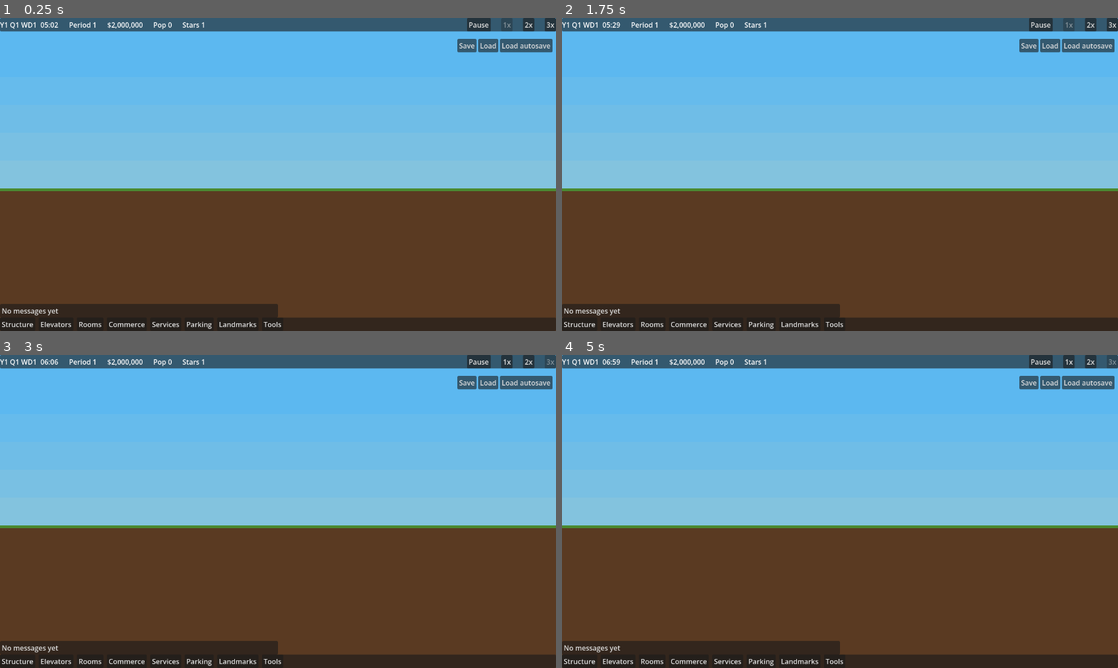
Above: before the commit, frames 1-4 (two rows, left to right).
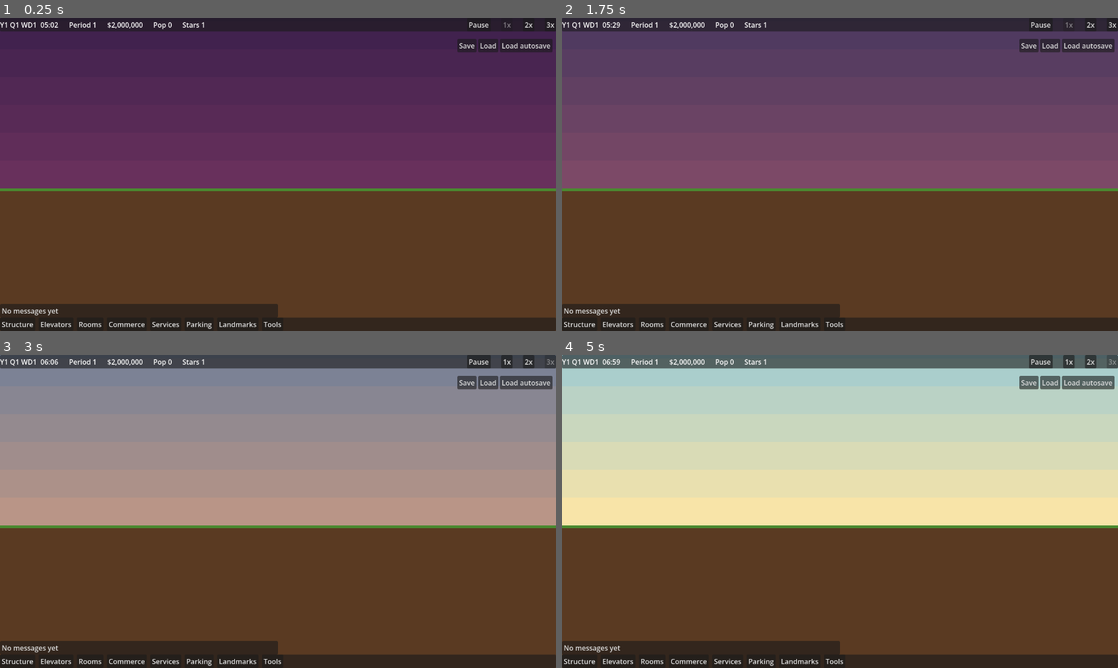
Above: after the commit, the same moments.

Repository: evidencelacking/TowerGame
Game: Godot game, scene res://scenes/main.tscn
The game is run twice, just before and just after one commit, with the same random seed, the same clock (stepped at 60 frames per second) and the same inputs.
Inputs (mouse positions are in pixels of both pictures, inside the frame that each line leads up to):
- Up to frame 1 (0.25 s): no input
- Up to frame 2 (1.75 s): click "2x" at 0.5 s; click "1x" at 1.25 s
- Up to frame 3 (3 s): click "3x" at 2 s; tap Enter at 2.75, 2.85 s; move the mouse to (400, 495) at 2.77 s; hold Right (ui_right) from 2.78 s (still down); click (400, 495) at 2.92 s
- Up to frame 4 (5 s): tap Space at 3.02 s; release Right (ui_right) at 3.5 s; click "Resume" at 3.5 s; drag from (728, 527) to (812, 574) at 4.27 s

The runs differ from the first frame. In frame 1, 54% of the frame differs, in the area x 0-100%, y 0-55%; in frame 2, 54%; in frame 3, 54%; in frame 4, 54%.

Commit message:
feat: sky gradient by time of day, lit windows, rain look (refs #246)
Co-Authored-By: Claude Sonnet 5.5 <noreply@anthropic.com>

Diff:
--- a/scripts/view/palette.gd
+++ b/scripts/view/palette.gd
@@ -18,7 +18,7 @@
 
 const PALETTES: Array[Dictionary] = [
 	{  # A: warm, saturated, chunky dark outlines
-		"sky_day": Color("5cb8f0"), "sky_horizon": Color("f8e4a8"), "sky_night": Color("1a1440"),
+		"sky_day": Color("5cb8f0"), "sky_horizon": Color("f8e4a8"), "sky_night": Color("1a1440"), "sky_night_horizon": Color("68305c"),
 		"wall": Color("3a2216"), "slab": Color("22120c"), "outline": Color("160a06"), "slab_hi": Color("5a3a28"),
 		"hues": {
 			"lobby": Color("e8b458"), "office": Color("58a0e0"), "condo": Color("c880d8"), "hotel": Color("e0648c"),
@@ -35,7 +35,7 @@
 		"people": [Color("d03030"), Color("3050c8"), Color("30a040"), Color("f0f0f0"), Color("8a38a8")],
 	},
 	{  # B: muted architectural, thin lines, cool tones
-		"sky_day": Color("b4c6d4"), "sky_horizon": Color("e0e6ea"), "sky_night": Color("0a1222"),
+		"sky_day": Color("b4c6d4"), "sky_horizon": Color("e0e6ea"), "sky_night": Color("0a1222"), "sky_night_horizon": Color("1a2438"),
 		"wall": Color("1e242c"), "slab": Color("303a46"), "outline": Color("7a8c9e"), "slab_hi": Color("46525f"),
 		"hues": {
 			"lobby": Color("b4a88e"), "office": Color("86a0b2"), "condo": Color("a898a8"), "hotel": Color("c09e76"),
@@ -52,7 +52,7 @@
 		"people": [Color("5a6a7a"), Color("8a7a6a"), Color("6a8a8a"), Color("a0a0a8"), Color("7a6a8a")],
 	},
 	{  # C: bold flat colour, black walls, high contrast
-		"sky_day": Color("38a0ff"), "sky_horizon": Color("38a0ff"), "sky_night": Color("0c0c2c"),
+		"sky_day": Color("38a0ff"), "sky_horizon": Color("38a0ff"), "sky_night": Color("0c0c2c"), "sky_night_horizon": Color("0c0c2c"),
 		"wall": Color("000000"), "slab": Color("000000"), "outline": Color("000000"), "slab_hi": Color("000000"),
 		"hues": {
 			"lobby": Color("ffd000"), "office": Color("2850ff"), "condo": Color("a040ff"), "hotel": Color("ff2a88"),
@@ -69,7 +69,7 @@
 		"people": [Color("ffffff"), Color("000000"), Color("ffe000"), Color("ff2a88"), Color("00e0ff")],
 	},
 	{  # D: A's warm colours with B's thin lines (owner pick)
-		"sky_day": Color("5cb8f0"), "sky_horizon": Color("f8e4a8"), "sky_night": Color("1a1440"),
+		"sky_day": Color("5cb8f0"), "sky_horizon": Color("f8e4a8"), "sky_night": Color("1a1440"), "sky_night_horizon": Color("68305c"),
 		"wall": Color("3a2216"), "slab": Color("22120c"), "outline": Color("160a06"), "slab_hi": Color("75645c"),
 		"hues": {
 			"lobby": Color("e8b458"), "office": Color("58a0e0"), "condo": Color("c880d8"), "hotel": Color("e0648c"),
--- a/scripts/view/room_look.gd
+++ b/scripts/view/room_look.gd
@@ -10,6 +10,7 @@
 const Palette := preload("res://scripts/view/palette.gd")
 const RoomRecipes := preload("res://scripts/view/room_recipes.gd")
 const VC := preload("res://scripts/view/view_consts.gd")
+const SkyLook := preload("res://scripts/view/sky_look.gd")
 
 ## States, as names so tests and the info text can read them.
 const CLEAN := "clean"
@@ -149,7 +150,7 @@
 static func draw_recipe(canvas: CanvasItem, kind: String, rect: Rect2i, base: Color, lit: bool, upper: bool = false, id: int = 0) -> void:
 	var p := Palette.get_palette()
 	var mode: int = p["mode"]
-	var body := base if lit else base.darkened(p["dim"])
+	var body := base if lit else base.darkened(SkyLook.dim_at(p["dim"], SkyLook.daylight))
 	var interior_h := VC.CELL_H - VC.SLAB_H
 	var body_rect := Rect2i(rect.position.x, rect.position.y, rect.size.x, rect.size.y - VC.SLAB_H)
 	canvas.draw_rect(body_rect, body)
@@ -178,7 +179,7 @@
 	var white: Color = p["white"]
 	return {
 		"furn": furn, "accent": base.lightened(0.4), "lamp": p["lamp"] if lit else p["lamp_off"],
-		"window": p["sky_day"], "ink": p["ink"], "white": white if lit else white.darkened(0.35),
+		"window": SkyLook.window_color(p, lit, SkyLook.daylight, SkyLook.rain), "ink": p["ink"], "white": white if lit else white.darkened(0.35),
 		"red": p["red"], "gold": p["gold"], "green": p["green"], "wood": p["wood"],
 		"car": people[id % people.size()],
 	}
--- /dev/null
+++ b/scripts/view/sky_look.gd
@@ -0,0 +1,124 @@
+extends RefCounted
+## Sky and light (10.8): how bright the day is at a minute of day, the sky colours from it, and how
+## windows and empty rooms follow. All of it is a pure function of the minute of day (and the rain flag),
+## so it is smooth across a day and the same moment always gives the same colours. The renderer copies
+## the current values into the statics below once per frame; rooms read them when they are drawn.
+## Rain is a flag a future event turns on with set_rain(); it greys and darkens the sky and draws streaks.
+## Reads nothing from the sim and adds no saved state.
+
+const DAWN_FROM := 300  ## 5:00, the day start: the sky begins to lighten.
+const DAWN_TO := 420  ## 7:00: full day.
+const DUSK_FROM := 1080  ## 18:00: the sky begins to darken.
+const DUSK_TO := 1200  ## 20:00: full night.
+const FULL := 1000  ## Daylight is 0 (night) to FULL (day), in thousandths.
+const STEP := 20  ## The renderer redraws the sky and windows when daylight moves by this much.
+const NIGHT_DIM := 0.8  ## An empty room dims this much at night (the art standard says about 80%).
+const RAIN_GREY := 0.55  ## How far rain pulls the sky toward grey.
+const RAIN_DARKEN := 0.25
+const STARS := 48
+const SKY_BANDS := 10  ## Whole-pixel bands of the gradient above the horizon.
+const RAIN_SPACING := 40  ## Pixels between rain streaks.
+
+## The values the renderer last set; rooms read them. Daylight starts at full day, no rain.
+static var daylight: int = FULL
+static var rain: bool = false
+
+
+static func set_rain(on: bool) -> void:
+	rain = on
+
+
+## Daylight at a minute of day, 0 to FULL: night until DAWN_FROM, a smooth rise to DAWN_TO, day, a smooth
+## fall from DUSK_FROM to DUSK_TO, night. Smoothstep, so it has no corners.
+static func daylight_at(minute: int) -> int:
+	var m := posmod(minute, 1440)
+	if m < DAWN_FROM or m >= DUSK_TO:
+		return 0
+	if m < DAWN_TO:
+		return _smooth(m - DAWN_FROM, DAWN_TO - DAWN_FROM)
+	if m < DUSK_FROM:
+		return FULL
+	return FULL - _smooth(m - DUSK_FROM, DUSK_TO - DUSK_FROM)
+
+
+static func _smooth(at: int, span: int) -> int:
+	var t := float(at) / float(span)
+	return roundi(t * t * (3.0 - 2.0 * t) * FULL)
+
+
+## Daylight rounded down to a STEP, which is what the renderer uses so it redraws in a few dozen steps a day.
+static func quantized(minute: int) -> int:
+	return daylight_at(minute) / STEP * STEP
+
+
+## The sky colour at the top and at the horizon for a daylight value: day colours by day, night colours
+## by night, both lerped in between. Rain greys and darkens them.
+static func colors(p: Dictionary, dl: int, raining: bool) -> Dictionary:
+	var t := float(dl) / FULL
+	var top: Color = (p["sky_night"] as Color).lerp(p["sky_day"], t)
+	var horizon: Color = (p["sky_night_horizon"] as Color).lerp(p["sky_horizon"], t)
+	if raining:
+		top = _wet(top)
+		horizon = _wet(horizon)
+	return {"top": top, "horizon": horizon}
+
+
+static func _wet(c: Color) -> Color:
+	var grey := Color(c.get_luminance(), c.get_luminance(), c.get_luminance())
+	return c.lerp(grey, RAIN_GREY).darkened(RAIN_DARKEN)
+
+
+## The colour in a window: the sky outside, or by night the lamp light of a room in use.
+static func window_color(p: Dictionary, lit: bool, dl: int, raining: bool) -> Color:
+	var sky: Color = colors(p, dl, raining)["horizon"]
+	if lit and dl < FULL / 2:
+		return sky.lerp(p["lamp"], 1.0 - float(dl) / (FULL / 2.0))
+	return sky
+
+
+## An empty room's dimming: the palette's by day, NIGHT_DIM by night (never lighter than the palette's).
+static func dim_at(base_dim: float, dl: int) -> float:
+	return lerpf(maxf(base_dim, NIGHT_DIM), base_dim, float(dl) / FULL)
+
+
+## A star's position in a width x height box and its brightness 0 to 1: integer hashing, no randomness.
+static func star(index: int, width: int, height: int) -> Vector3:
+	var h := (index * 2654435761 + 40503) & 0x7fffffff
+	var x := h % maxi(width, 1)
+	var y := (h / 7919) % maxi(height, 1)
+	return Vector3(x, y, 0.4 + 0.6 * float(h % 5) / 4.0)
+
+
+## Paints the sky into canvas (anything with draw_rect): the gradient from the top colour down to the
+## horizon at ground_y, stars and a moon by night, a sun by day, rain streaks when raining. Native
+## pixels, whole-pixel bands. left and width span the sky, top is its upper edge, world_w the tower's width.
+static func draw(canvas: Object, p: Dictionary, minute: int, dl: int, raining: bool, left: int, top: int, width: int, ground_y: int, world_w: int, band_h: int) -> void:
+	var c := colors(p, dl, raining)
+	var top_color: Color = c["top"]
+	var horizon: Color = c["horizon"]
+	var gradient_top := ground_y - SKY_BANDS * band_h
+	canvas.draw_rect(Rect2i(left, top, width, gradient_top - top), top_color)
+	for band in SKY_BANDS:
+		canvas.draw_rect(Rect2i(left, gradient_top + band * band_h, width, band_h), top_color.lerp(horizon, float(band + 1) / SKY_BANDS))
+	var night := FULL - dl
+	if night > 0 and not raining:
+		for n in STARS:
+			var s := star(n, world_w, gradient_top - top)
+			canvas.draw_rect(Rect2i(int(s.x), top + int(s.y), 1, 1), Color(1, 1, 1, s.z * float(night) / FULL))
+	var m := posmod(minute, 1440)
+	if m >= 360 and m <= 1200 and dl > 0 and not raining:  # the sun crosses from 6:00 to 20:00
+		var t := float(m - 360) / 840.0
+		_disc(canvas, int(world_w * t), ground_y - 30 - int(sin(t * PI) * 700.0), Color(p["gold"], float(dl) / FULL))
+	var moon_m := posmod(m - 1200, 1440)  # the moon crosses from 20:00 to 6:00
+	if moon_m <= 600 and night > 0 and not raining:
+		var mt := float(moon_m) / 600.0
+		_disc(canvas, int(world_w * mt), ground_y - 30 - int(sin(mt * PI) * 700.0), Color(p["white"], float(night) / FULL))
+	if raining:
+		for row in range((ground_y - top) / RAIN_SPACING):
+			for column in range(world_w / RAIN_SPACING):
+				canvas.draw_rect(Rect2i(column * RAIN_SPACING + (row * 13) % RAIN_SPACING, top + row * RAIN_SPACING, 1, 6), horizon.lightened(0.35))
+
+
+static func _disc(canvas: Object, x: int, y: int, color: Color) -> void:
+	canvas.draw_rect(Rect2i(x - 4, y - 6, 8, 12), color)
+	canvas.draw_rect(Rect2i(x - 6, y - 4, 12, 8), color)
--- a/scripts/view/tower_renderer.gd
+++ b/scripts/view/tower_renderer.gd
@@ -5,7 +5,8 @@
 const ElevatorView := preload("res://scripts/view/elevator_view.gd")
 const RoomLook := preload("res://scripts/view/room_look.gd")
 const TransportLook := preload("res://scripts/view/transport_look.gd")
-const Palette := preload("res://scripts/view/palette.gd")
+const SkyLook := preload("res://scripts/view/sky_look.gd")
+const Palette :=preload("res://scripts/view/palette.gd")
 const PixelLayer := preload("res://scripts/view/pixel_layer.gd")
 ## Draws the tower on a low-resolution canvas (10.2). World space is native pixels (8 px per column,
 ## 24 px per floor, see view_consts.gd). The rooms, links, floors and shafts go into one SubViewport
@@ -33,6 +34,7 @@
 var _people_view := PeopleView.new()
 var _elevators := ElevatorView.new()
 var _seen_tick: int = -1
+var _seen_rain: bool = false
 var _static_tick: int = -1000000
 var _since_tick: float = 0.0  ## Seconds since the sim last ticked.
 var _tick_len: float = 1.0 / 30.0  ## Seconds the last tick took; cars slide over this long.
@@ -85,6 +87,7 @@
 	if tower == null or _static_layer == null:
 		return
 	_since_tick += delta
+	_follow_sky()
 	var new_tick := tower.tick != _seen_tick
 	if _elevators.observe(tower):
 		_tick_len = maxf(_since_tick, 0.001)
@@ -122,6 +125,18 @@
 		_dynamic_layer.queue_redraw()
 		_dynamic_view.render_target_update_mode = SubViewport.UPDATE_ONCE
 	_seen_tick = tower.tick
+
+
+## Copies the time of day into SkyLook (rooms read it when drawn) and redraws the sky and every room when
+## daylight has moved a step or the rain flag changed, so night falls in a few dozen steps a day.
+func _follow_sky() -> void:
+	var step := SkyLook.quantized(tower.clock.minute_of_day())
+	if step == SkyLook.daylight and _seen_rain == SkyLook.rain:
+		return
+	SkyLook.daylight = step
+	_seen_rain = SkyLook.rain
+	_static_tick = -1000000
+	queue_redraw()
 
 
 func set_tower(value: Tower) -> void:
@@ -220,10 +235,8 @@
 	var ground_y := Tower.Grid.FLOOR_MAX * VC.CELL_H  # bottom of floor 1, top of B1
 	var left := -MARGIN
 	var width := world.size.x + 2 * MARGIN
-	draw_rect(Rect2i(left, world.position.y - MARGIN, width, ground_y + MARGIN), p["sky_day"])
-	var horizon: Color = p["sky_horizon"]
-	for band in 4:  # a lighter haze toward the horizon, in whole-pixel bands
-		draw_rect(Rect2i(left, ground_y - (band + 1) * VC.CELL_H, width, VC.CELL_H), (p["sky_day"] as Color).lerp(horizon, 0.25 * (4 - band) / 4.0))
+	var minute := tower.clock.minute_of_day() if tower != null else 12 * 60
+	SkyLook.draw(self, p, minute, SkyLook.daylight, SkyLook.rain, left, world.position.y - MARGIN, width, ground_y, world.size.x, VC.CELL_H)
 	draw_rect(Rect2i(left, ground_y, width, world.size.y - ground_y + MARGIN), p["earth"])
 	draw_rect(Rect2i(left, ground_y, width, 3), p["ground"])
 
--- a/tests/run_tests.gd
+++ b/tests/run_tests.gd
@@ -59,6 +59,7 @@
 const TestPeopleView := preload("res://tests/test_people_view.gd")
 const TestRoomLook := preload("res://tests/test_room_look.gd")
 const TestRoomRecipes := preload("res://tests/test_room_recipes.gd")
+const TestSky := preload("res://tests/test_sky.gd")
 const TestElevatorView := preload("res://tests/test_elevator_view.gd")
 const TestPopulation := preload("res://tests/test_population.gd")
 const TestPeopleRemoval := preload("res://tests/test_people_removal.gd")
@@ -145,6 +146,7 @@
 	TestPeopleView.run(check)
 	TestRoomLook.run(check)
 	TestRoomRecipes.run(check)
+	TestSky.run(check)
 	TestElevatorView.run(check)
 	TestPopulation.run(check)
 	TestPeopleRemoval.run(check)
--- /dev/null
+++ b/tests/test_sky.gd
@@ -0,0 +1,93 @@
+extends RefCounted
+## Sky and light (10.8): daylight is smooth across a whole day and deterministic, the sky colours run
+## from the palette's night to its day, windows and empty rooms follow, and rain is a flag that changes the look.
+
+const Clock := preload("res://scripts/sim/clock.gd")
+const SkyLook := preload("res://scripts/view/sky_look.gd")
+const Palette := preload("res://scripts/view/palette.gd")
+
+const MAX_CHANNEL_STEP := 0.02  ## The most a sky colour channel may change between adjacent ticks.
+
+
+## Records draw_rect calls.
+class Recorder:
+	extends RefCounted
+	var calls: Array = []
+
+	func draw_rect(r: Rect2i, c: Color) -> void:
+		calls.append([r, c])
+
+
+static func _day_ticks() -> int:
+	var total := 0
+	for index in Clock.PERIODS:
+		total += Clock.period_ticks(index)
+	return total
+
+
+static func _step(a: Color, b: Color) -> float:
+	return maxf(maxf(absf(a.r - b.r), absf(a.g - b.g)), maxf(absf(a.b - b.b), absf(a.a - b.a)))
+
+
+static func run(check: Callable) -> void:
+	var clock := Clock.new()
+	var p := Palette.get_palette()
+	var worst := 0.0
+	var worst_window := 0.0
+	var seen_dark := false
+	var seen_light := false
+	var rain_worst := 0.0
+	var previous: Dictionary = {}
+	var previous_window := Color()
+	var previous_rain: Dictionary = {}
+	var deterministic := true
+	# Two days of ticks, so the wrap past midnight is covered too.
+	for tick in 2 * _day_ticks():
+		clock.set_to_tick(tick)
+		var dl := SkyLook.daylight_at(clock.minute_of_day())
+		deterministic = deterministic and dl == SkyLook.daylight_at(clock.minute_of_day())
+		seen_dark = seen_dark or dl == 0
+		seen_light = seen_light or dl == SkyLook.FULL
+		var now := SkyLook.colors(p, dl, false)
+		var window := SkyLook.window_color(p, true, dl, false)
+		var wet := SkyLook.colors(p, dl, true)
+		if not previous.is_empty():
+			worst = maxf(worst, maxf(_step(previous["top"], now["top"]), _step(previous["horizon"], now["horizon"])))
+			worst_window = maxf(worst_window, _step(previous_window, window))
+			rain_worst = maxf(rain_worst, maxf(_step(previous_rain["top"], wet["top"]), _step(previous_rain["horizon"], wet["horizon"])))
+		previous = now
+		previous_window = window
+		previous_rain = wet
+	check.call(seen_dark and seen_light, "sky: a day reaches full night and full day")
+	check.call(deterministic, "sky: daylight is a pure function of the minute")
+	check.call(worst < MAX_CHANNEL_STEP, "sky: colour is continuous between adjacent ticks (worst step %.4f)" % worst)
+	check.call(worst_window < MAX_CHANNEL_STEP and rain_worst < MAX_CHANNEL_STEP, "sky: windows and rainy sky are continuous too (%.4f, %.4f)" % [worst_window, rain_worst])
+
+	check.call((SkyLook.colors(p, SkyLook.FULL, false)["top"] as Color).is_equal_approx(p["sky_day"]), "sky: noon is the palette's day sky")
+	check.call((SkyLook.colors(p, 0, false)["top"] as Color).is_equal_approx(p["sky_night"]) and (SkyLook.colors(p, 0, false)["horizon"] as Color).is_equal_approx(p["sky_night_horizon"]), "sky: midnight is the palette's night sky")
+	check.call(SkyLook.daylight_at(12 * 60) == SkyLook.FULL and SkyLook.daylight_at(0) == 0 and SkyLook.daylight_at(1440 + 12 * 60) == SkyLook.FULL, "sky: noon is day, midnight is night, minutes wrap")
+	var dawn := SkyLook.daylight_at((SkyLook.DAWN_FROM + SkyLook.DAWN_TO) / 2)
+	check.call(dawn > 300 and dawn < 700, "sky: dawn is halfway lit at its middle (%d)" % dawn)
+
+	# Windows show the sky, and by night a room in use shines.
+	var night_window := SkyLook.window_color(p, true, 0, false)
+	check.call(SkyLook.window_color(p, false, 0, false) == SkyLook.colors(p, 0, false)["horizon"], "sky: an empty room's window shows the night sky")
+	check.call(night_window.get_luminance() > SkyLook.window_color(p, false, 0, false).get_luminance(), "sky: a room in use is lit at night")
+	check.call(SkyLook.window_color(p, true, SkyLook.FULL, false) == SkyLook.window_color(p, false, SkyLook.FULL, false), "sky: by day use does not change the window")
+	check.call(SkyLook.dim_at(0.45, SkyLook.FULL) == 0.45 and absf(SkyLook.dim_at(0.45, 0) - SkyLook.NIGHT_DIM) < 0.001, "sky: empty rooms dim to the art standard's 45% by day and 80% by night")
+
+	# Rain: a flag, off by default, that changes the look and draws streaks.
+	check.call(not SkyLook.rain, "sky: it is not raining by default")
+	check.call(SkyLook.colors(p, SkyLook.FULL, true)["top"] != SkyLook.colors(p, SkyLook.FULL, false)["top"], "sky: rain changes the sky colour")
+	var dry := Recorder.new()
+	var wet_rec := Recorder.new()
+	SkyLook.draw(dry, p, 12 * 60, SkyLook.FULL, false, 0, 0, 800, 800, 400, 32)
+	SkyLook.draw(wet_rec, p, 12 * 60, SkyLook.FULL, true, 0, 0, 800, 800, 400, 32)
+	check.call(not dry.calls.is_empty() and wet_rec.calls.size() > dry.calls.size(), "sky: rain draws streaks over the sky")
+	var again := Recorder.new()
+	SkyLook.draw(again, p, 12 * 60, SkyLook.FULL, false, 0, 0, 800, 800, 400, 32)
+	check.call(again.calls == dry.calls, "sky: the same moment draws the same")
+	SkyLook.set_rain(true)
+	var flagged := SkyLook.rain
+	SkyLook.set_rain(false)
+	check.call(flagged and not SkyLook.rain, "sky: set_rain turns the look on and off")
Not shown, added: scripts/view/sky_look.gd.uid
Not shown, added: tests/test_sky.gd.uid
